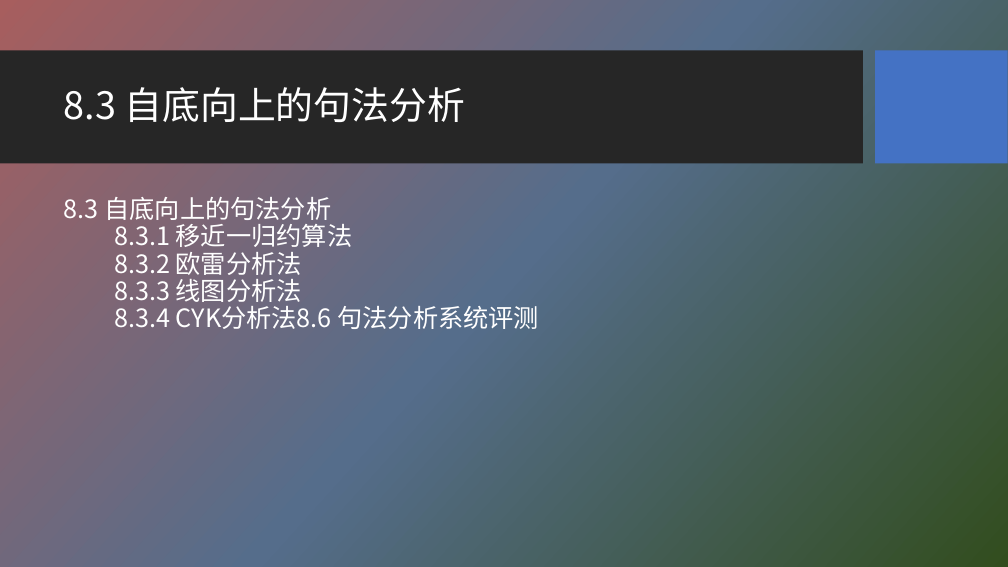
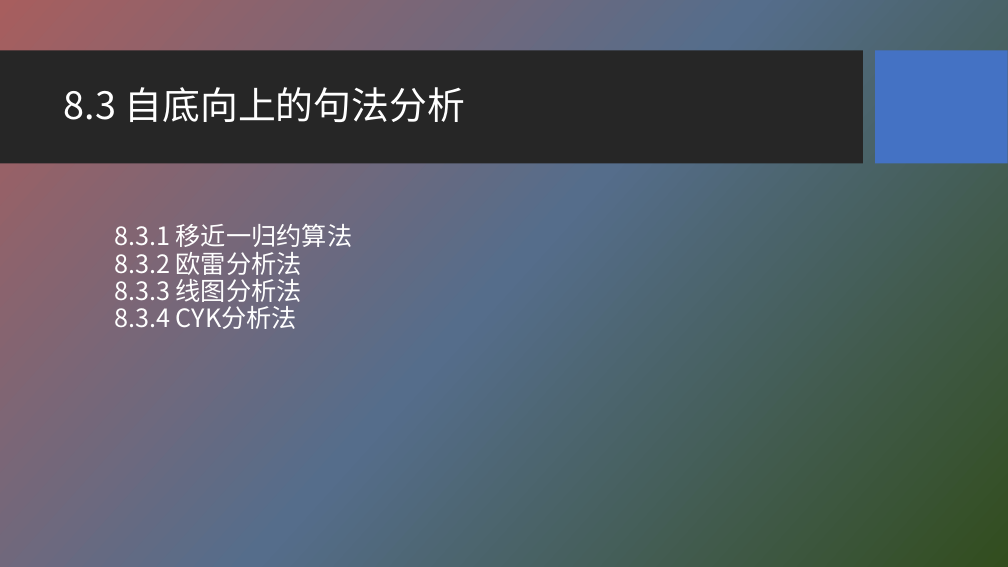
Before and after one commit to HBU/NLP_PPT, a slide deck: slide 5 of PPT-2020/ch08 句法分析.pptx. Drawn at 1008x567 pixels with LibreOffice and Linux fonts; fonts in the diff are those of the drawing; background and template pictures are left out. Boxes give left, top, right and bottom in pixels: in the first picture for what was removed or moved away, otherwise in the second. Text is boxed around its words. In the diff, an @@ line names an element or a change of style, - is before the commit and + after.

```diff
--- a/PPT-2020/ch08 句法分析.pptx
+++ b/PPT-2020/ch08 句法分析.pptx
@@ text at bbox=[114, 224, 352, 329]: text changed @@
-8.3 自底向上的句法分析
-8.3.1 移近一归约算法
-8.3.2 欧雷分析法
-8.3.3 线图分析法
-8.3.4 CYK分析法8.6 句法分析系统评测
+8.3.1 移近一归约算法
+8.3.2 欧雷分析法
+8.3.3 线图分析法
+8.3.4 CYK分析法
```
Also in this commit, not shown: 4 other slides changed, 34 other files.
